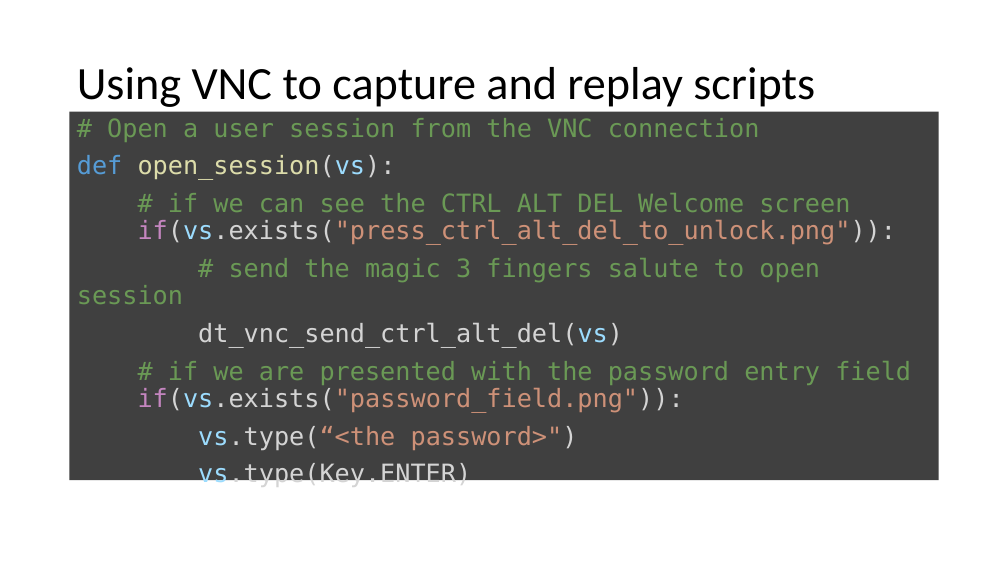
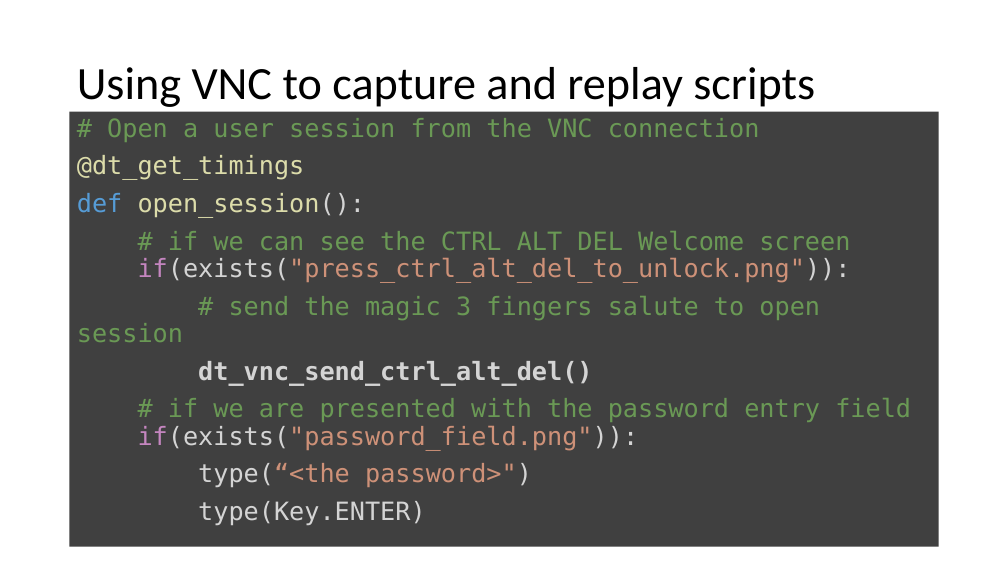
Before and after one commit to LO-RAN/dt_sikulix_bridge, a slide deck: slide 15 of documentation/dt_sikulix_bridge.pptx. Drawn at 1008x567 pixels with LibreOffice and Linux fonts; fonts in the diff are those of the drawing. Boxes give left, top, right and bottom in pixels: in the first picture for what was removed or moved away, otherwise in the second. Text is boxed around its words. In the diff, an @@ line names an element or a change of style, - is before the commit and + after.

```diff
--- a/documentation/dt_sikulix_bridge.pptx
+++ b/documentation/dt_sikulix_bridge.pptx
@@ text "# Open a user session ...": place and size @@
-text "# Open a user session ..." at (70, 112, 939, 480)
+text "# Open a user session ..." at (70, 112, 939, 547)
@@ text at (77, 155, 851, 283): text changed @@
-def open_session(vs):
-# if we can see the CTRL ALT DEL Welcome screen
-if(vs.exists("press_ctrl_alt_del_to_unlock.png")):
+@dt_get_timings
+def open_session():
+# if we can see the CTRL ALT DEL Welcome screen
+if(exists("press_ctrl_alt_del_to_unlock.png")):
@@ text at (138, 361, 911, 525): text changed @@
-dt_vnc_send_ctrl_alt_del(vs)
-# if we are presented with the password entry field
-if(vs.exists("password_field.png")):
-vs.type(“<the password>")
-vs.type(Key.ENTER)
+dt_vnc_send_ctrl_alt_del()
+# if we are presented with the password entry field
+if(exists("password_field.png")):
+type(“<the password>")
+type(Key.ENTER)
```
Also in this commit, not shown: 9 other slides changed, 2 slides added, 4 slides removed.
